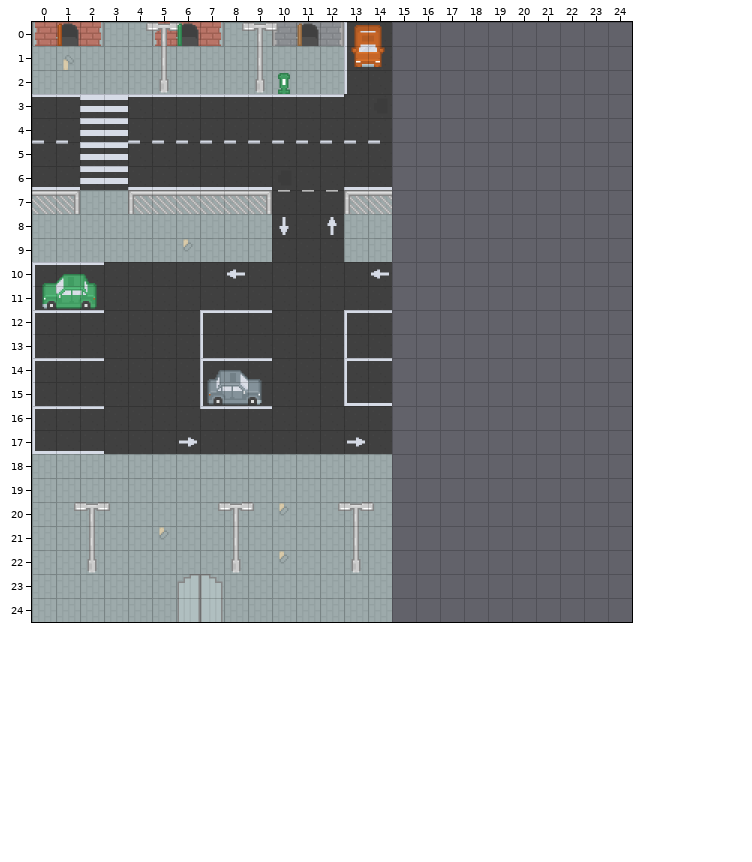
One commit to this Tiled map: html/war/assets/map/stade.tmx. Above: the version before the commit.
Cells are 32x32 px. Shown: x 0..24, y 0..24. The old version is drawn lined up with the new one.
Now the later version:
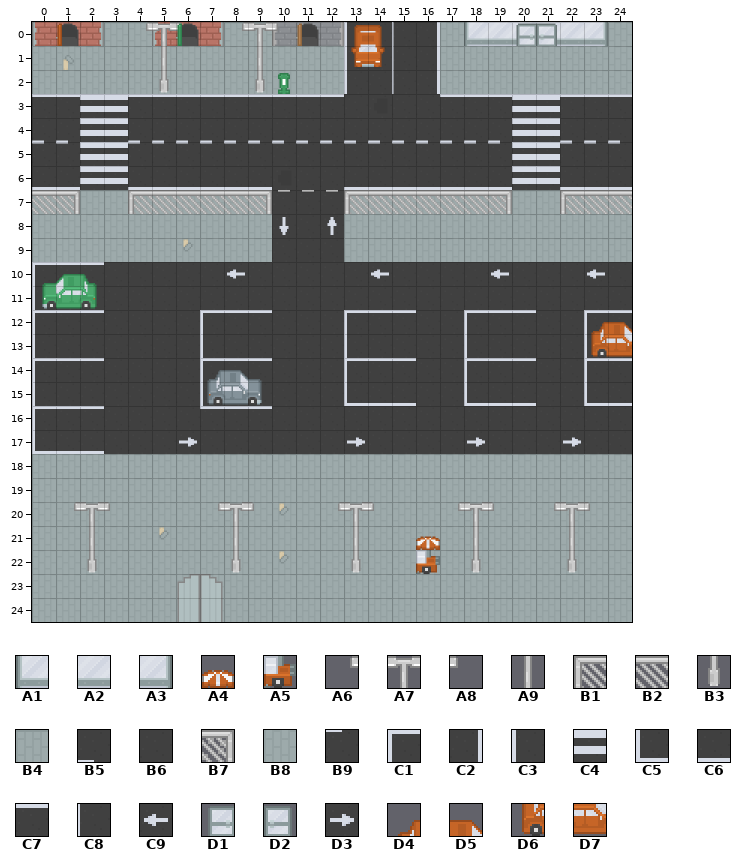
Key: from "tilemap2": A1 386, A2 387, A3 388, A4 553, A5 590, A6 596, A7 597, A8 598, A9 634, B1 644, B2 645, B3 671, B4 704, B5 713, B6 714, B7 722, B8 741, B9 750, C1 792, C2 794, C3 795, C4 823, C5 829, C6 831, C7 832, C8 869, C9 870, D1 878, D2 879, D3 907, D4 922, D5 923, D6 959, D7 960.
__ is an empty cell, .. an unchanged one.
Diff:
map size 15x25 -> 25x25 cells
--- layer "mainTerrain"
@@ x 15..24 @@
- 0 __ __ __ .. .. .. .. .. .. __
- 1 __ __ __ __ __ __ __ __ __ __
- 2 __ __ __ __ __ __ __ __ __ __
- 3 __ __ __ __ __ __ __ __ __ __
- 4 __ __ __ __ __ __ __ __ __ __
- 5 __ __ __ __ __ __ __ __ __ __
- 6 __ __ __ __ __ __ __ __ __ __
- 7 __ __ __ __ __ __ __ __ __ __
- 8 __ __ __ __ __ __ __ __ __ __
- 9 __ __ __ __ __ __ __ __ __ __
-10 __ __ __ __ __ __ __ __ __ __
-11 __ __ __ __ __ __ __ __ __ __
-12 __ __ __ __ __ __ __ __ __ __
-13 __ __ __ __ __ __ __ __ __ __
-14 __ __ __ __ __ __ __ __ __ __
-15 __ __ __ __ __ __ __ __ __ __
-16 __ __ __ __ __ __ __ __ __ __
-17 __ __ __ __ __ __ __ __ __ __
-18 __ __ __ __ __ __ __ __ __ __
-19 __ __ __ __ __ __ __ __ __ __
-20 __ __ __ __ __ __ __ __ __ __
-21 __ __ __ __ __ __ __ __ __ __
-22 __ __ __ __ __ __ __ __ __ __
-23 __ __ __ __ __ __ __ __ __ __
-24 __ __ __ __ __ __ __ __ __ __
+ 0 C8 C2 B8 .. .. .. .. .. .. B8
+ 1 C8 C2 B8 B8 B8 B8 B8 B8 B8 B8
+ 2 C8 C2 B8 B8 B8 B8 B8 B8 B8 B8
+ 3 B6 B6 C7 C7 C7 C4 C4 C7 C7 C7
+ 4 B5 B5 B5 B5 B5 C4 C4 B5 B5 B5
+ 5 B9 B9 B9 B9 B9 C4 C4 B9 B9 B9
+ 6 C6 C6 C6 C6 C6 C4 C4 C6 C6 C6
+ 7 B4 B4 B4 B4 B4 B4 B4 B4 B4 B4
+ 8 B8 B8 B8 B8 B8 B8 B8 B8 B8 B8
+ 9 B8 B8 B8 B8 B8 B8 B8 B8 B8 B8
+10 B6 B6 B6 B6 C9 B6 B6 B6 C9 B6
+11 B6 B6 B6 B6 B6 B6 B6 B6 B6 B6
+12 C7 B6 B6 C1 C7 C7 B6 B6 C1 C7
+13 B6 B6 B6 C3 B6 B6 B6 B6 C3 B6
+14 C7 B6 B6 C1 C7 C7 B6 B6 C1 C7
+15 C6 B6 B6 C5 C6 C6 B6 B6 C5 C6
+16 B6 B6 B6 B6 B6 B6 B6 B6 B6 B6
+17 B6 B6 B6 D3 B6 B6 B6 D3 B6 B6
+18 B8 B8 B8 B8 B8 B8 B8 B8 B8 B8
+19 B8 B8 B8 B8 B8 B8 B8 B8 B8 B8
+20 B8 B8 B8 B8 B8 B8 B8 B8 B8 B8
+21 B8 B8 B8 B8 B8 B8 B8 B8 B8 B8
+22 B8 B8 B8 B8 B8 B8 B8 B8 B8 B8
+23 B8 B8 B8 B8 B8 B8 B8 B8 B8 B8
+24 B8 B8 B8 B8 B8 B8 B8 B8 B8 B8
--- layer "Objets"
@@ x 18..23 @@
- 0 __ __ __ __ __ __
+ 0 A1 A2 A2 A2 A2 A3
@@ x 15..24 @@
- 7 __ __ __ __ __ .. .. __ __ __
+ 7 B2 B2 B2 B2 B7 .. .. B1 B2 B2
@@ x 23..24 @@
-12 __ __
-13 __ __
+12 D4 D5
+13 D6 D7
@@ x 16..23 @@
-20 .. __ __ __ .. __ __ __
-21 __ .. __ .. .. .. __ ..
-22 __ .. __ .. .. .. __ ..
+20 .. A6 A7 A8 .. A6 A7 A8
+21 A4 .. A9 .. .. .. A9 ..
+22 A5 .. B3 .. .. .. B3 ..
--- layer "interet"
@@ x 20..21 @@
- 0 __ __
+ 0 D1 D2
Pixel boxes of the changes (left, top, right, bottom) in both pictures:
added: (392, 22, 632, 622)
